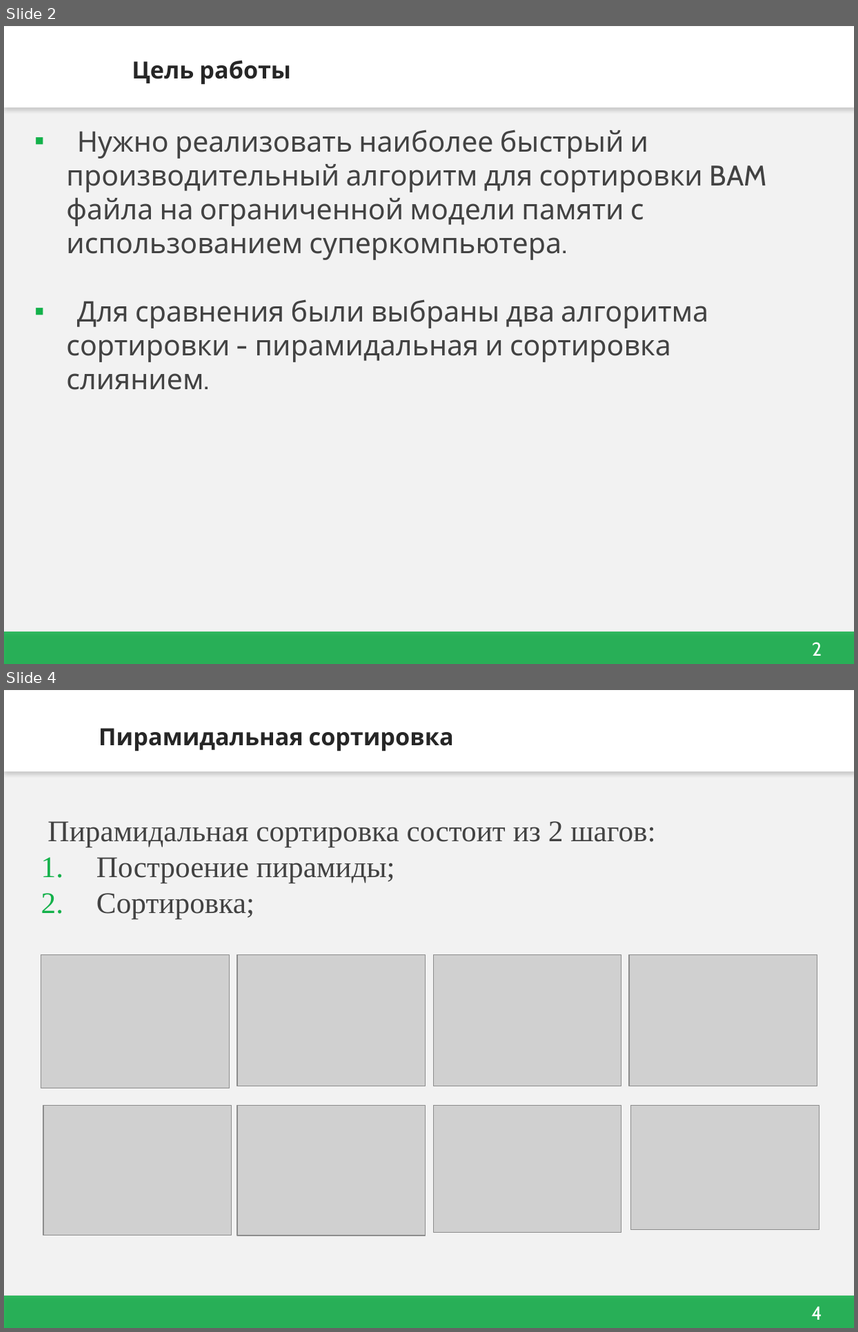
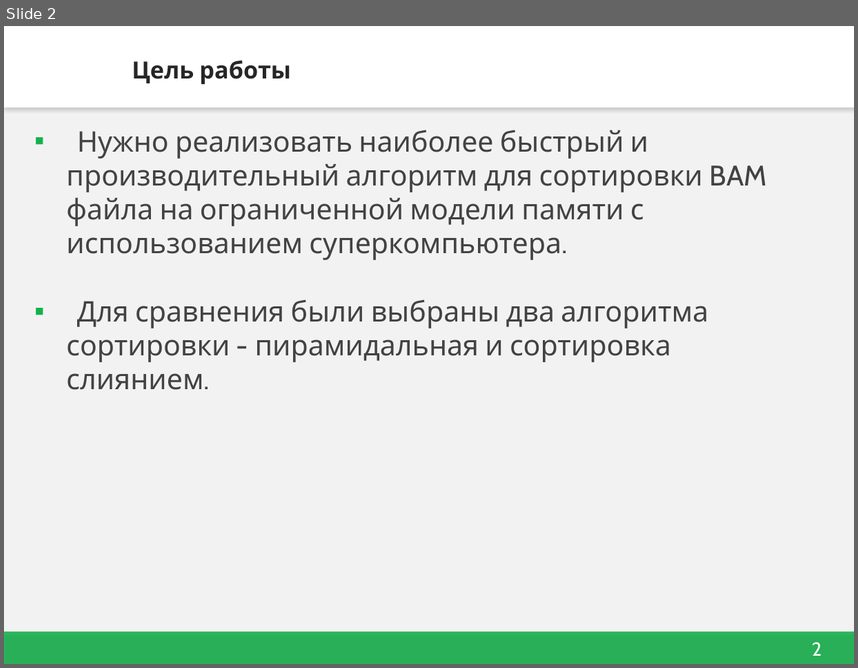
Before and after one commit to dmitriy-0297/Sort, a slide deck: Sorting.pptx. Shown one above the other, each under a label of ours: slides 2 and 4 before the commit, slide 2 after it; the slides between them are not shown. The pictures are 858x1332 and 858x668 pixels, drawn with LibreOffice and Linux fonts; fonts in the diff are those of the drawing; grey boxes stand for pictures; background and template pictures are left out. Boxes give left, top, right and bottom in pixels: in the first picture for what was removed or moved away, otherwise in the second. Text is boxed around its words. In the diff, an @@ line names an element or a change of style, - is before the commit and + after.

```diff
--- a/Sorting.pptx
+++ b/Sorting.pptx
@@ slide 4 removed at bbox=[4, 690, 854, 1328], background #F2F2F2; not listed: 3 template elements that a slide beside it also shows @@
@@ title removed at bbox=[99, 728, 454, 751] @@
-Пирамидальная сортировка
@@ text removed at bbox=[47, 821, 655, 919] @@
-Пирамидальная сортировка состоит из 2 шагов:
-1. Построение пирамиды;
-2. Сортировка;
@@ picture removed at bbox=[41, 954, 229, 1088] @@
@@ picture removed at bbox=[237, 954, 425, 1085] @@
@@ picture removed at bbox=[433, 954, 621, 1085] @@
@@ picture removed at bbox=[629, 954, 817, 1085] @@
@@ picture removed at bbox=[43, 1105, 231, 1235] @@
@@ picture removed at bbox=[237, 1105, 425, 1235] @@
@@ picture removed at bbox=[433, 1105, 621, 1232] @@
@@ picture removed at bbox=[631, 1105, 819, 1230] @@
```
Also in this commit, not shown: 7 slides changed, 2 slides added, 1 other slide removed, 2 other files.
